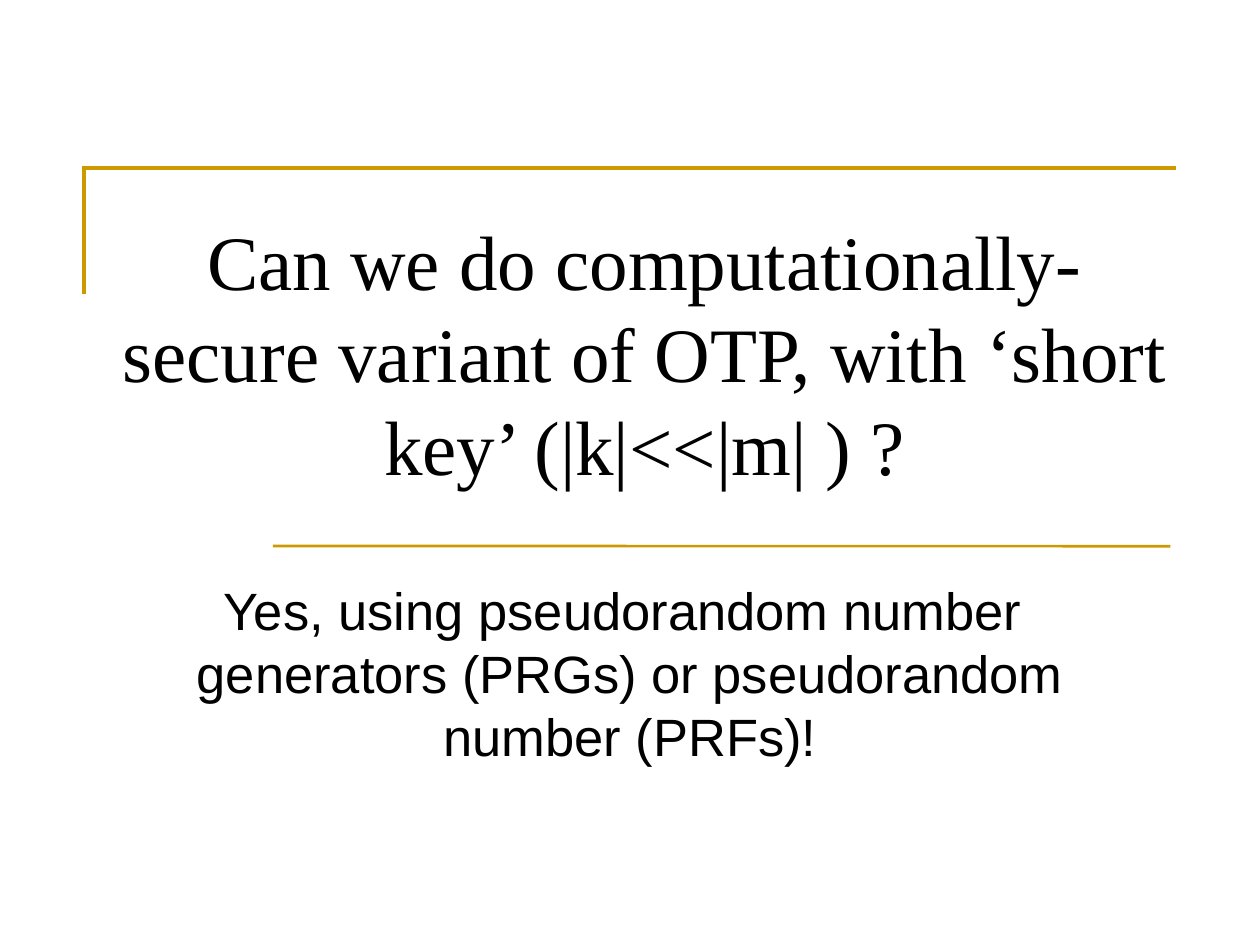
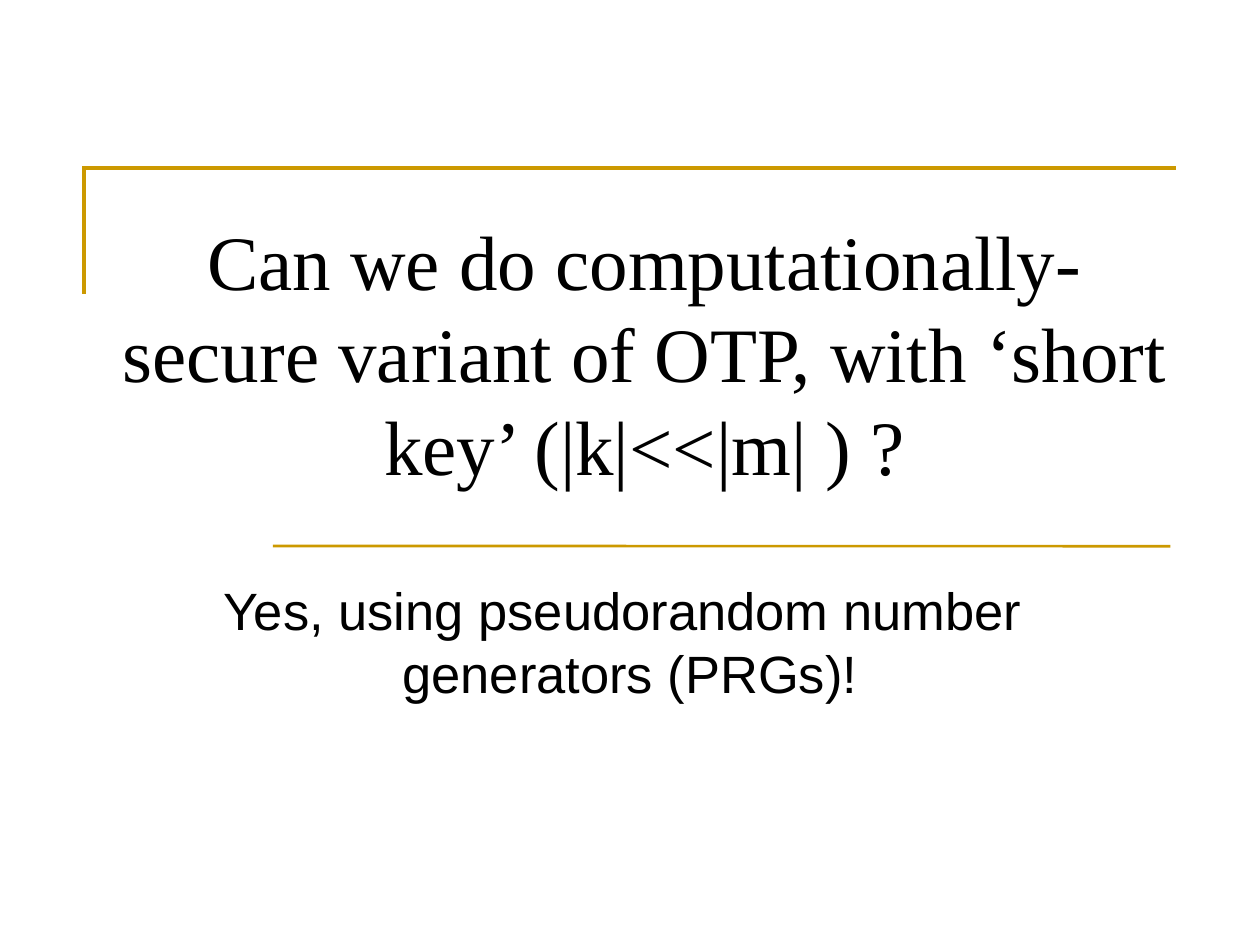
Before and after one commit to GhadaAlmashaqbeh/GhadaAlmashaqbeh.github.io, a slide deck: slide 8 of courses/cse3400-s2021/lecture3.pptx. Drawn at 1260x945 pixels with LibreOffice and Linux fonts; fonts in the diff are those of the drawing. Boxes give left, top, right and bottom in pixels: in the first picture for what was removed or moved away, otherwise in the second. Text is boxed around its words. In the diff, an @@ line names an element or a change of style, - is before the commit and + after.

```diff
--- a/courses/cse3400-s2021/lecture3.pptx
+++ b/courses/cse3400-s2021/lecture3.pptx
@@ subtitle at <box>224,592,1021,704</box>: text changed @@
-Yes, using pseudorandom number generators (PRGs) or pseudorandom number (PRFs)!
+Yes, using pseudorandom number generators (PRGs)!
```
Also in this commit, not shown: 3 other files.
